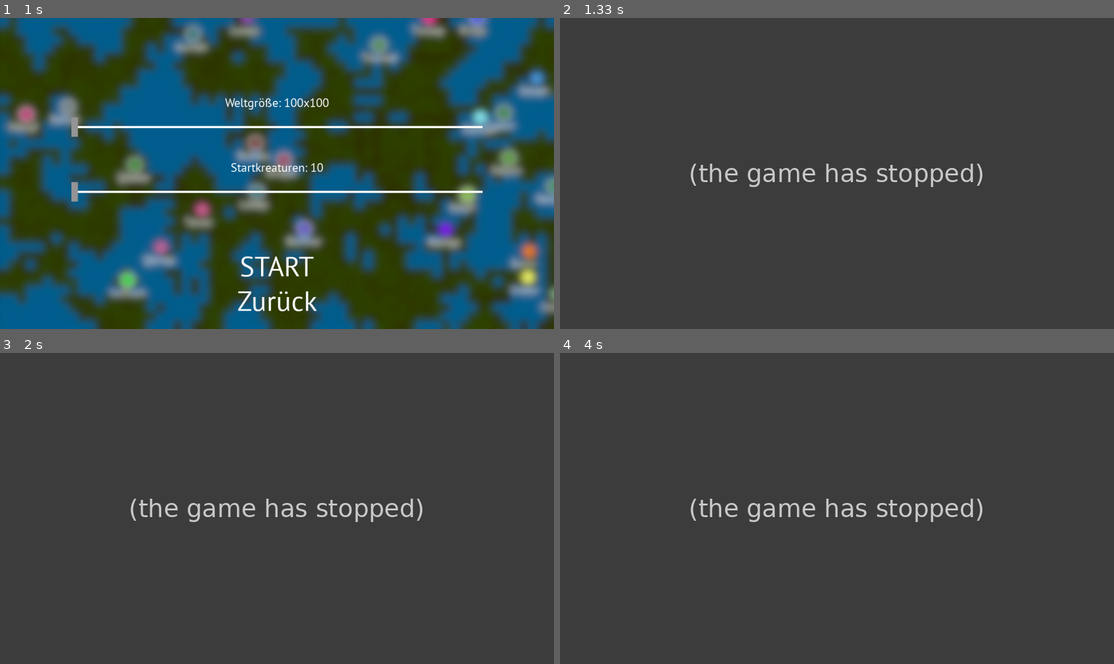
Above: before the commit, frames 1-4 (two rows, left to right).
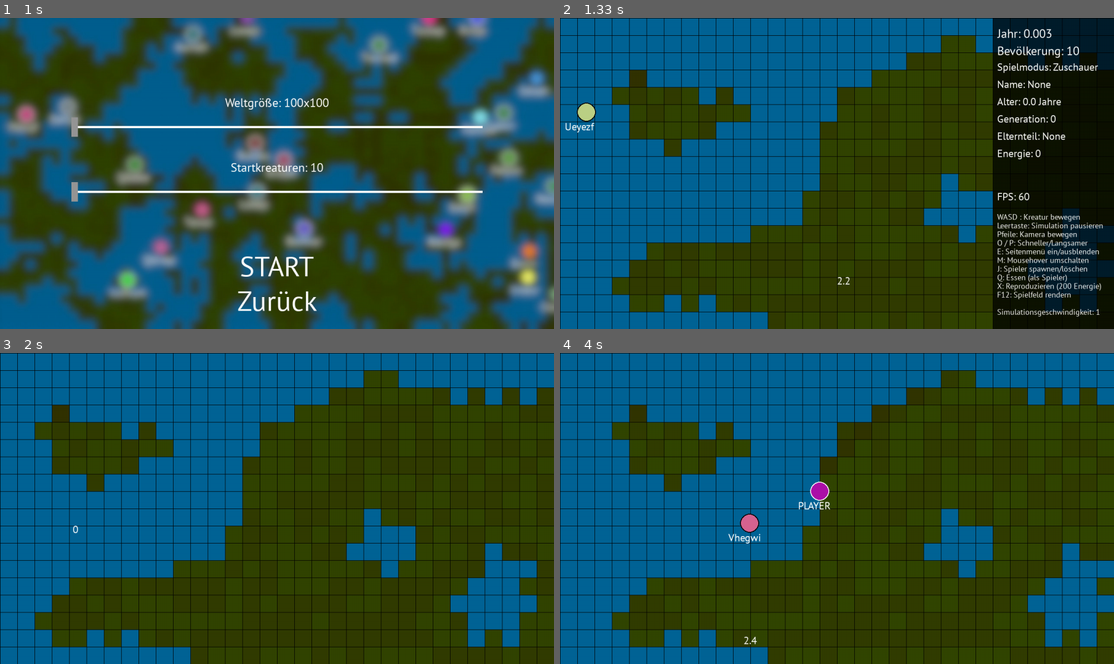
Above: after the commit, the same moments.

Repository: coding-lines/evolvers
Game: pygame game, started from evolversFiles/runGame_GUI.py
The game is run twice, just before and just after one commit, with the same random seed, the same clock (stepped at 60 frames per second) and the same inputs.
Inputs (mouse positions are in pixels of both pictures, inside the frame that each line leads up to):
- Up to frame 1 (1 s): click "START" at 0.38 s; click "Neue Simulation" at 0.72 s
- Up to frame 2 (1.33 s): click "START" at 1.05 s
- Up to frame 3 (2 s): tap Space at 1.33, 1.73 s; hold Right from 1.67 s (still down); move the mouse to (72, 514) at 1.7 s; tap E at 1.82 s
- Up to frame 4 (4 s): tap Space at 2.03, 2.28, 2.62, 2.92, 3.12, 3.42, 3.68 s; release Right at 2.13 s; hold Up 2.22-2.52 s; move the mouse to (726, 396) at 2.25 s; tap E at 2.37, 3.77 s; hold Right 2.55-3.02 s; move the mouse to (820, 492) at 2.58 s; hold Left 3.05-3.58 s; move the mouse to (981, 511) at 3.08 s; tap J at 3.2 s; hold Down 3.62-3.92 s; move the mouse to (897, 508) at 3.65 s; hold Left from 3.95 s (still down); move the mouse to (742, 626) at 3.98 s

Frame 1 is identical in both runs. In frame 2, 100% of the frame differs, in the area x 0-100%, y 0-100%; in frame 3, 100%; in frame 4, 100%.
Error before the commit: NameError: name 'playerInformation' is not defined (runGame_GUI.py line 653); the game stopped at 1.1 s (later frames are placeholders)

Commit message:
Fixed a bug when generating a new world (2)

Diff:
--- a/evolversFiles/runGame_GUI.py
+++ b/evolversFiles/runGame_GUI.py
@@ -650,7 +650,7 @@
                             game.storage.playerInformation["attributes"]["birthEnergy"] = 50
                             game.storage.playerInformation["attributes"]["birthTreshold"] = 100
                             del game.storage.playerInformation["attributes"]["fleeState"],game.storage.playerInformatio …(200 unchanged characters)…
-                            playerInformation["attributes"]["speed"] = 10
+                            game.storage.playerInformation["attributes"]["speed"] = 10
                             game.storage.gameWorld = creatureEngine.runWorldIteration(game.storage.gameWorld)
                             game.storage.cameraPos = [1,1,34,22,1] if game.storage.viewDistance == 32 else [1,1,68,44,1] if game.storage.viewDistance == 64 else [1,1,18,12,1]
                             game.options.currentScreen = "game"
